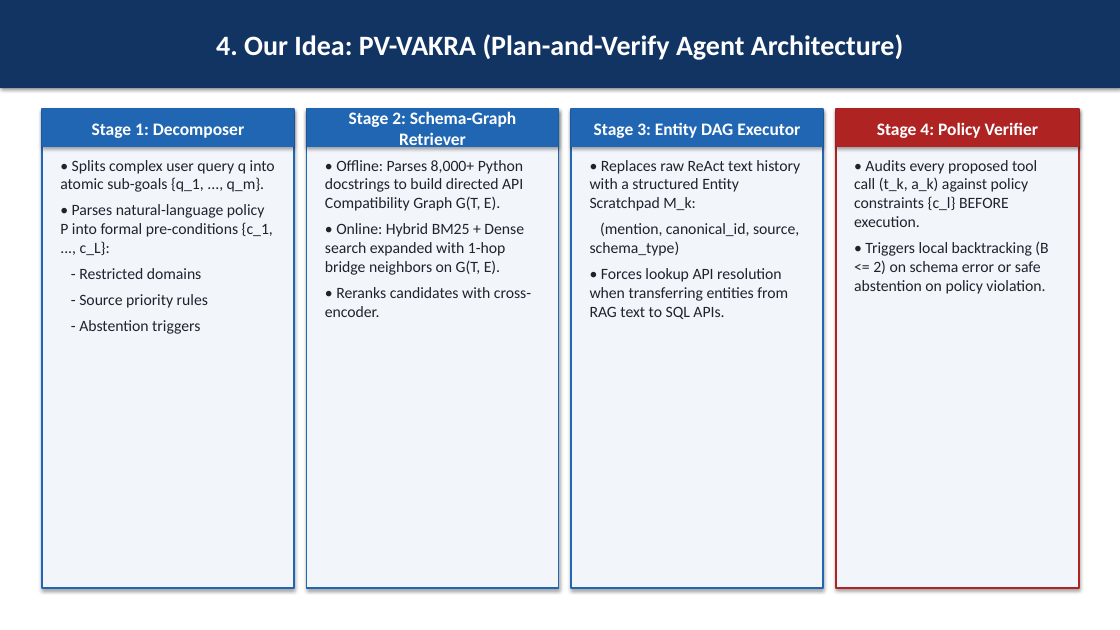
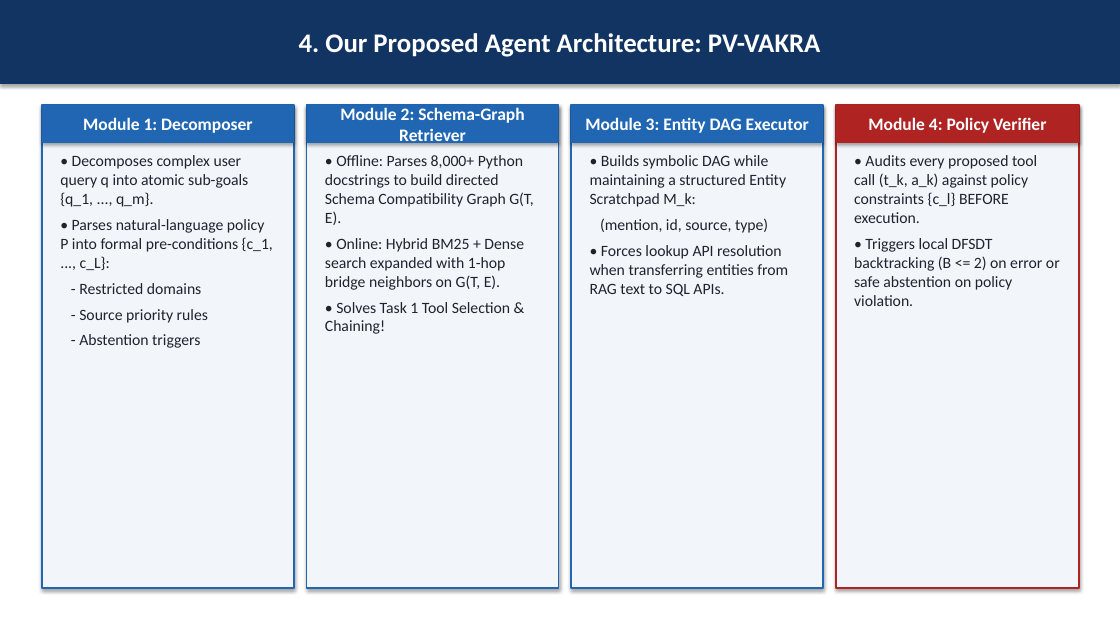
Before and after one commit to NancyHisham/SemEval-2027-Task-11-VAKRA-Advanced, a slide deck: slide 5 of Presentation_VAKRA_Nov21.pptx. Drawn at 1120x630 pixels with LibreOffice and Linux fonts; fonts in the diff are those of the drawing. Boxes give left, top, right and bottom in pixels: in the first picture for what was removed or moved away, otherwise in the second. Text is boxed around its words. In the diff, an @@ line names an element or a change of style, - is before the commit and + after.

```diff
--- a/Presentation_VAKRA_Nov21.pptx
+++ b/Presentation_VAKRA_Nov21.pptx
@@ rectangle "4. Our Proposed Agent Architecture: ...": place and size @@
-rectangle "4. Our Proposed Agent Architecture: ..." at box(0, 0, 1120, 88)
+rectangle "4. Our Proposed Agent Architecture: ..." at box(0, 0, 1120, 84)
@@ text in rectangle at box(299, 33, 821, 57): text changed; size 24 to 23 pt @@
-4. Our Idea: PV-VAKRA (Plan-and-Verify Agent Architecture)
+4. Our Proposed Agent Architecture: PV-VAKRA
@@ 4 rectangles: place and size @@
-4 rectangles at box(42, 109, 1080, 147)
+4 rectangles at box(42, 105, 1080, 143)
@@ rectangle: place and size @@
-rectangle at box(42, 109, 294, 588)
+rectangle at box(42, 105, 294, 588)
@@ text in rectangle at box(83, 117, 252, 133): text changed @@
-Stage 1: Decomposer
+Module 1: Decomposer
@@ rectangle: place and size @@
-rectangle at box(307, 109, 559, 588)
+rectangle at box(307, 105, 559, 588)
@@ text in rectangle at box(340, 107, 524, 146): text changed @@
-Stage 2: Schema-Graph Retriever
+Module 2: Schema-Graph Retriever
@@ rectangle: place and size @@
-rectangle at box(571, 109, 823, 588)
+rectangle at box(571, 105, 823, 588)
@@ text in rectangle at box(585, 117, 809, 133): text changed @@
-Stage 3: Entity DAG Executor
+Module 3: Entity DAG Executor
@@ rectangle: place and size @@
-rectangle at box(836, 109, 1080, 588)
+rectangle at box(836, 105, 1080, 588)
@@ text in rectangle at box(868, 117, 1046, 133): text changed @@
-Stage 4: Policy Verifier
+Module 4: Policy Verifier
@@ text at box(60, 155, 248, 207): text changed @@
-• Splits complex user query q into atomic sub-goals {q_1, ..., q_m}.
+• Decomposes complex user query q into atomic sub-goals {q_1, ..., q_m}.
@@ text at box(325, 155, 534, 225): text changed @@
-• Offline: Parses 8,000+ Python docstrings to build directed API Compatibility Graph G(T, E).
+• Offline: Parses 8,000+ Python docstrings to build directed Schema Compatibility Graph G(T, E).
@@ text at box(590, 155, 786, 207): text changed @@
-• Replaces raw ReAct text history with a structured Entity Scratchpad M_k:
-(mention, canonical_id, source, schema_type)
+• Builds symbolic DAG while maintaining a structured Entity Scratchpad M_k:
+(mention, id, source, type)
@@ text at box(854, 238, 1060, 306): text changed @@
-• Triggers local backtracking (B <= 2) on schema error or safe abstention on policy violation.
+• Triggers local DFSDT backtracking (B <= 2) on error or safe abstention on policy violation.
@@ text at box(325, 302, 510, 334): text changed @@
-• Reranks candidates with cross-encoder.
+• Solves Task 1 Tool Selection & Chaining!
```
Also in this commit, not shown: 6 other slides changed, 7 other files.
